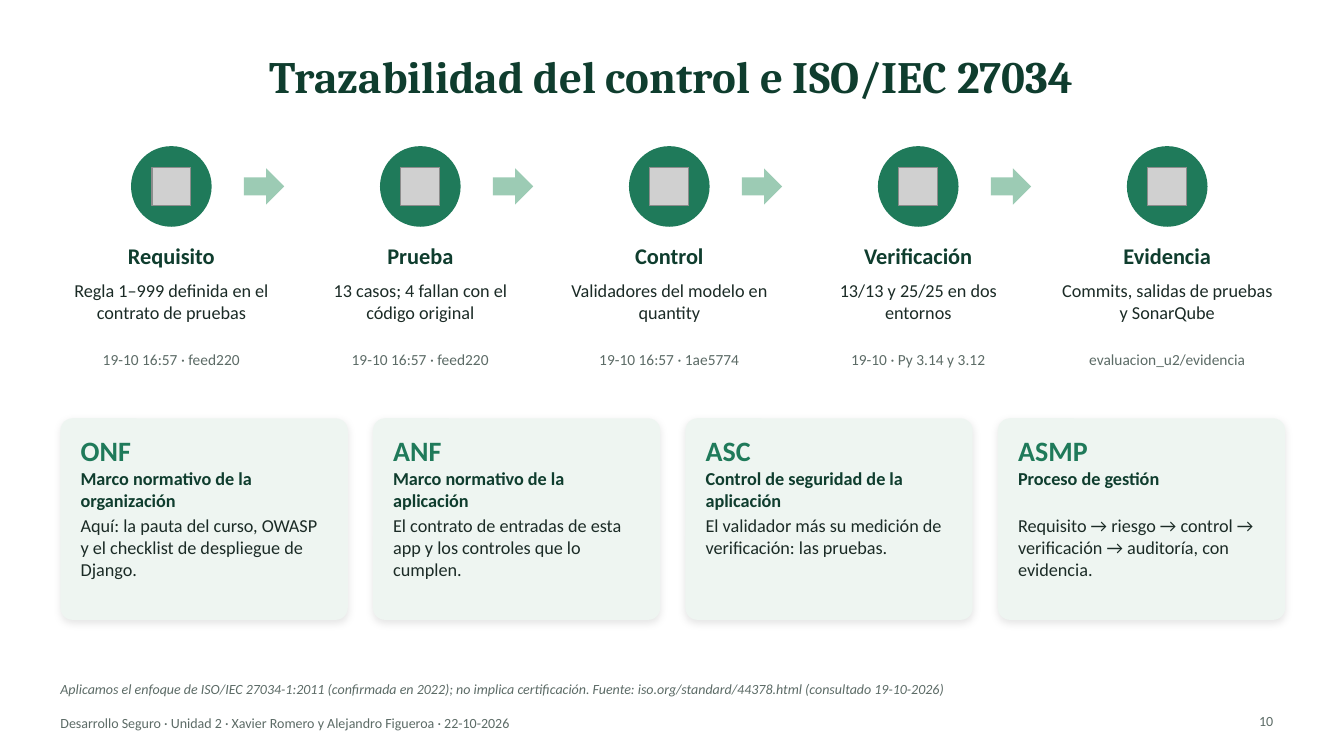
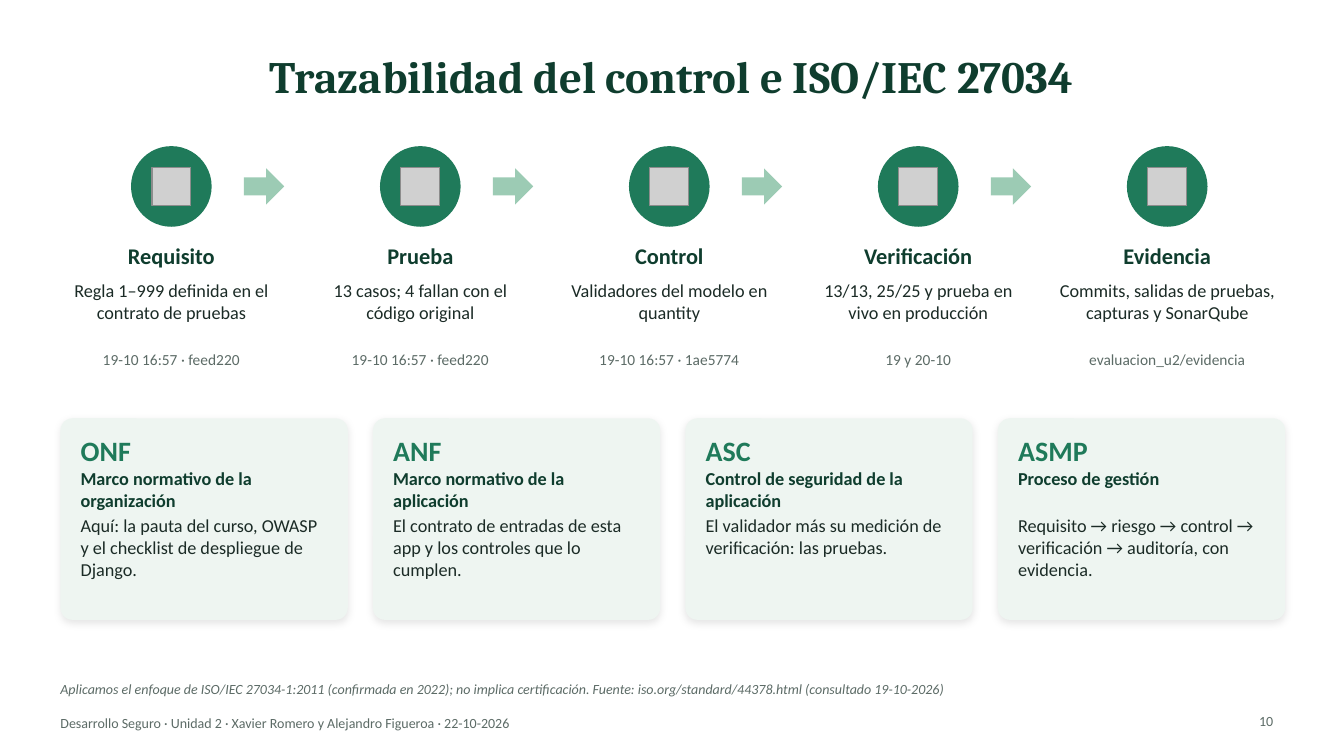
Before and after one commit to xaviiromf/desarrollo-seguro-10-09, a slide deck: slide 10 of evaluacion_u2/Presentacion_U2_Desarrollo_Seguro.pptx. Drawn at 1344x756 pixels with LibreOffice and Linux fonts; fonts in the diff are those of the drawing; grey boxes stand for pictures. Boxes give left, top, right and bottom in pixels: in the first picture for what was removed or moved away, otherwise in the second. Text is boxed around its words. In the diff, an @@ line names an element or a change of style, - is before the commit and + after.

```diff
--- a/evaluacion_u2/Presentacion_U2_Desarrollo_Seguro.pptx
+++ b/evaluacion_u2/Presentacion_U2_Desarrollo_Seguro.pptx
@@ text at (824,284,1013,322): text changed @@
-13/13 y 25/25 en dos entornos
+13/13, 25/25 y prueba en vivo en producción
@@ text at (1060,284,1274,322): text changed @@
-Commits, salidas de pruebas y SonarQube
+Commits, salidas de pruebas, capturas y SonarQube
@@ text at (885,355,951,368): text changed @@
-19-10 · Py 3.14 y 3.12
+19 y 20-10
```
Also in this commit, not shown: 12 other slides changed, 10 other files.
